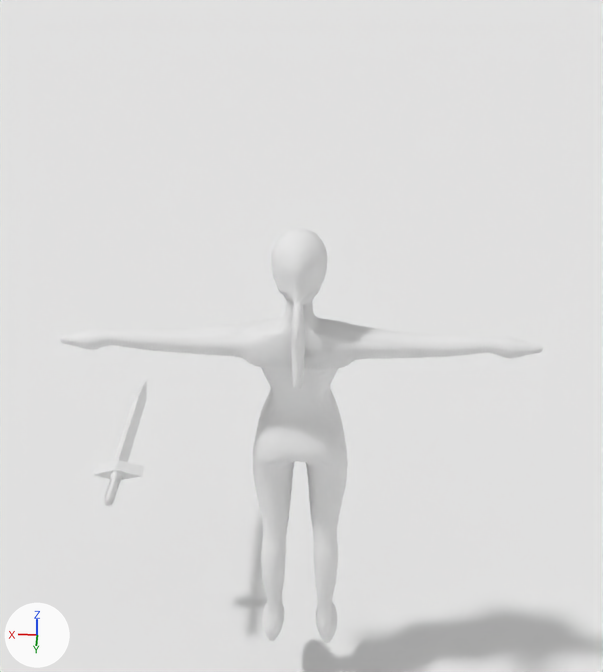
One commit to the Blender file Proyecto Arqui.blend: the scene before it, then after it.
One viewpoint serves both versions: a 50 mm camera at (-0.24, 6.19, 4.28) aimed at (-0.01, -0.24, -0.09). Lighting does not change. The marker at lower left points along +X, +Y and +Z.

The older version as bpy lines, for what is in view:
```python
me_cube = bpy.data.meshes.new('Cube')
me_cube.from_pydata(...)  # 5868 vertices, 5826 faces; spans x -1.94..1.94, y -0.4..0.45, z -2.56..2.09
me_cube.materials.append(mat_material)  # its picture is missing
me_cube_001 = bpy.data.meshes.new('Cube.001')
me_cube_001.from_pydata(...)  # 121 vertices, 128 faces; spans x 1.2..8.1, y -12.8..14.7, z -9.0..-7.0
me_plane_001 = bpy.data.meshes.new('Plane.001')
me_plane_001.from_pydata([(-1.0, -1.0, 0.0), (1.0, -1.0, 0.0), (-1.0, 1.0, 0.0), (1.0, 1.0, 0.0)], [], [(0, 1, 3, 2)])
me_plane_001.materials.append(mat_material_001)  # its picture is missing
ob_cube = bpy.data.objects.new('Cube', me_cube_001)
ob_cube.location = (1.48, -0.55, -0.99)
ob_cube.scale = (0.0728, 0.0728, 0.0728)
ob_cuerpo = bpy.data.objects.new('Cuerpo', me_cube)
ob_cuerpo.location = (-0.02, 0.62, -0.65)
_m = ob_cuerpo.modifiers.new('Subsurf', 'SUBSURF')
_m.levels = 2
_m.render_levels = 1
ob_plane = bpy.data.objects.new('Plane', me_plane_001)
ob_plane.location = (-0.03, 0.68, -3.84)
ob_plane.scale = (33.5, 33.5, 33.5)
```
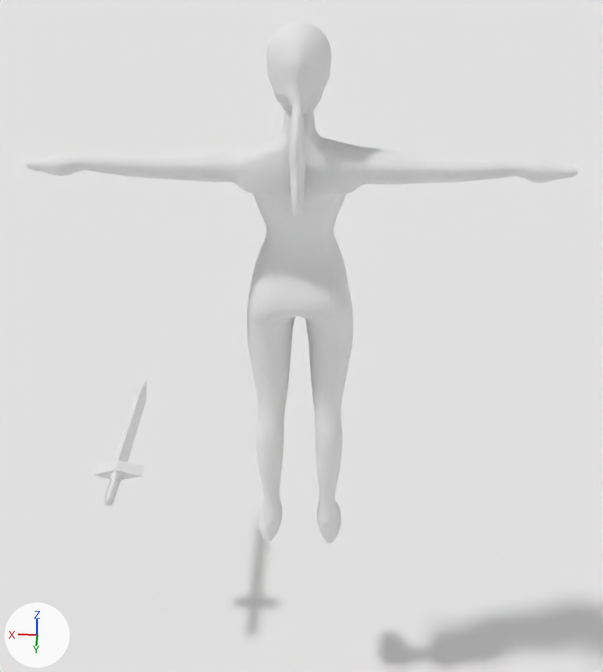
Scene script edits in JSON lines:
```json
{"op": "set", "path": "ob_cuerpo.location", "old": "(-0.02, 0.62, -0.65)", "new": "(-0.02, 0.62, 0.84)"}
```

Where the change shows, as pixel boxes [x1, y1, x2, y2] in the pictures (603 x 672 px):
```json
{"object": "Cuerpo", "change": "moved", "before": [60, 229, 543, 643], "after": [25, 21, 578, 543]}
```
